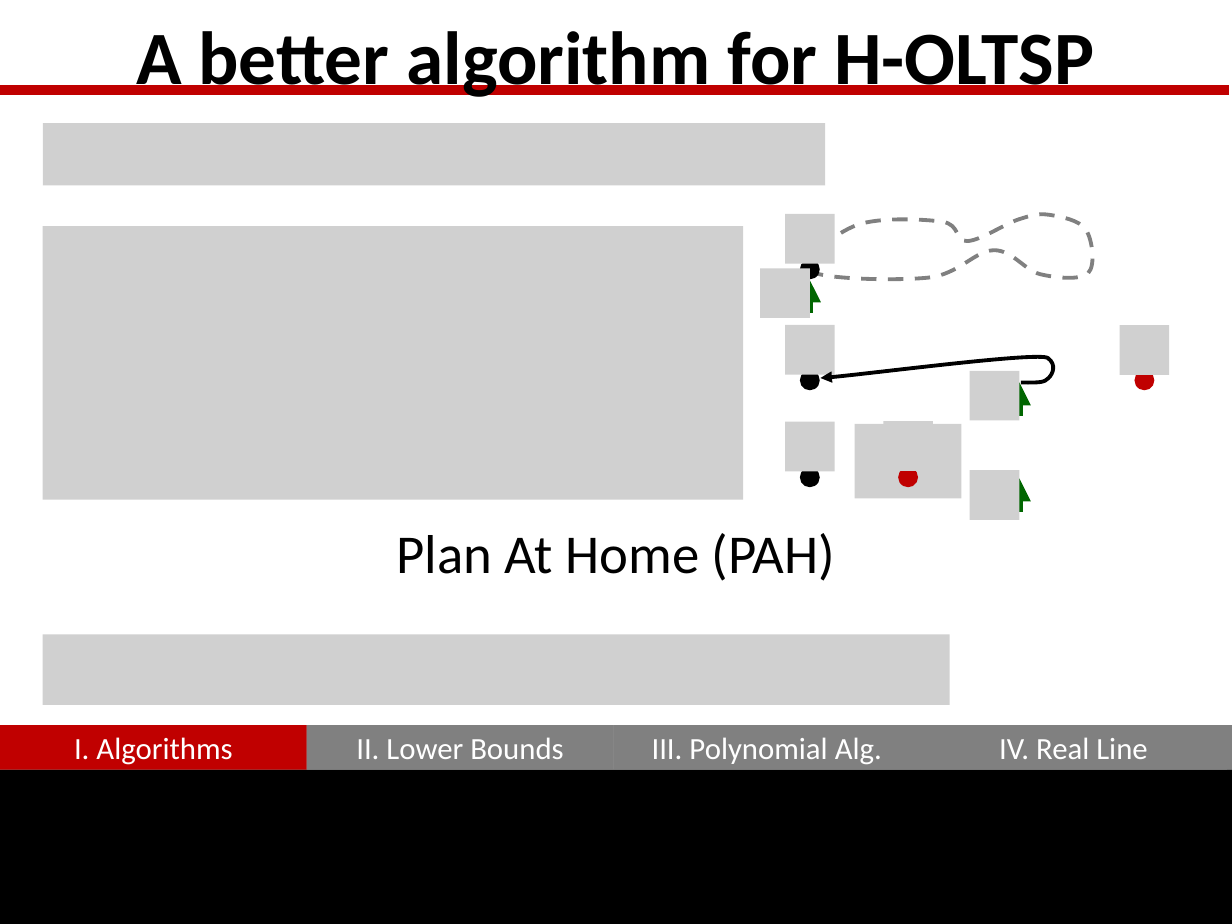
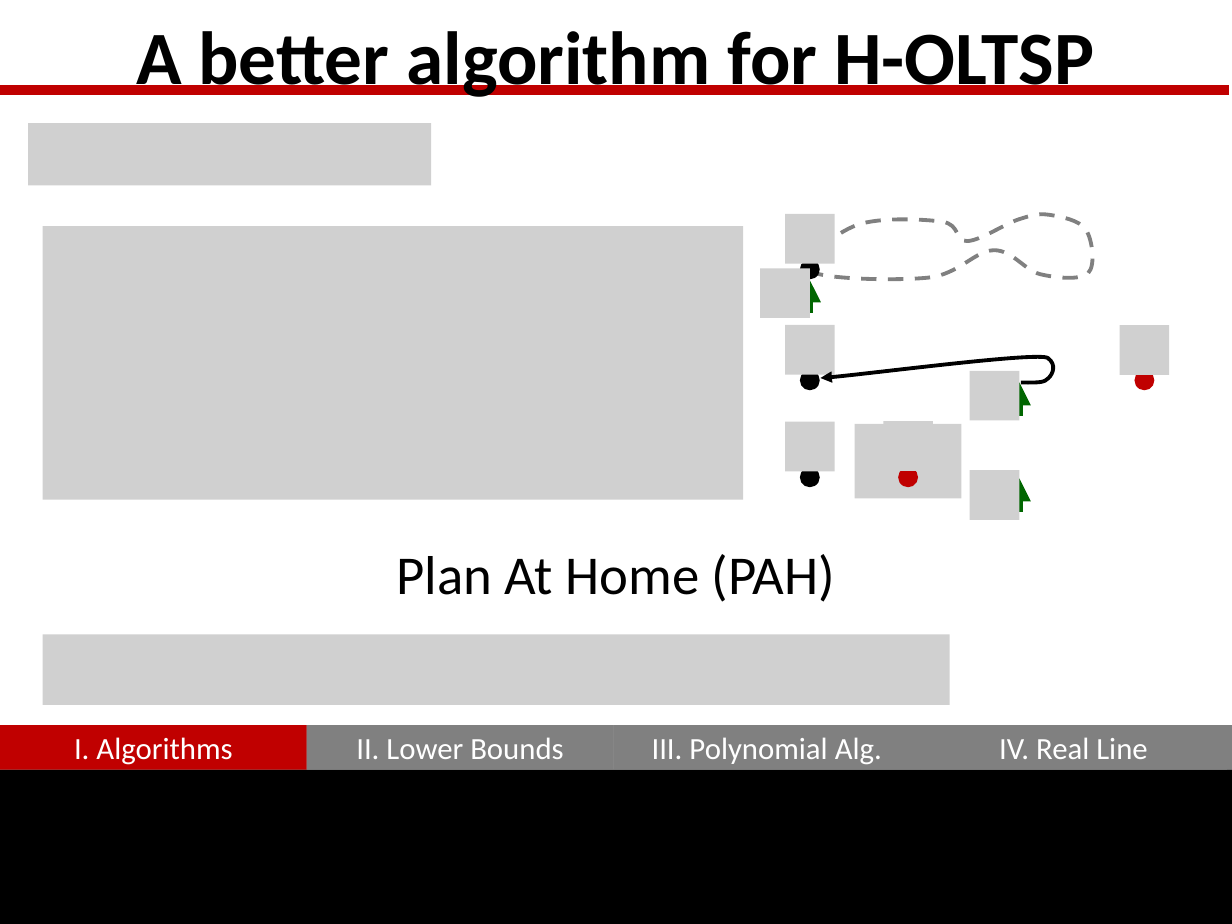
Before and after one commit to GraffL/talk-online-tsp, a slide deck: slide 14 of Präsentation43.pptx. Drawn at 1232x924 pixels with LibreOffice and Linux fonts; fonts in the diff are those of the drawing; grey boxes stand for pictures. Boxes give left, top, right and bottom in pixels: in the first picture for what was removed or moved away, otherwise in the second. Text is boxed around its words. In the diff, an @@ line names an element or a change of style, - is before the commit and + after.

```diff
--- a/Präsentation43.pptx
+++ b/Präsentation43.pptx
@@ picture added at (28,123,431,185) @@
@@ picture removed at (43,123,825,185) @@
@@ text "Plan At Home (PAH)": place and size @@
-text "Plan At Home (PAH)" at (396,533,835,581)
+text "Plan At Home (PAH)" at (396,554,835,602)
```
Also in this commit, not shown: 3 other slides changed.
